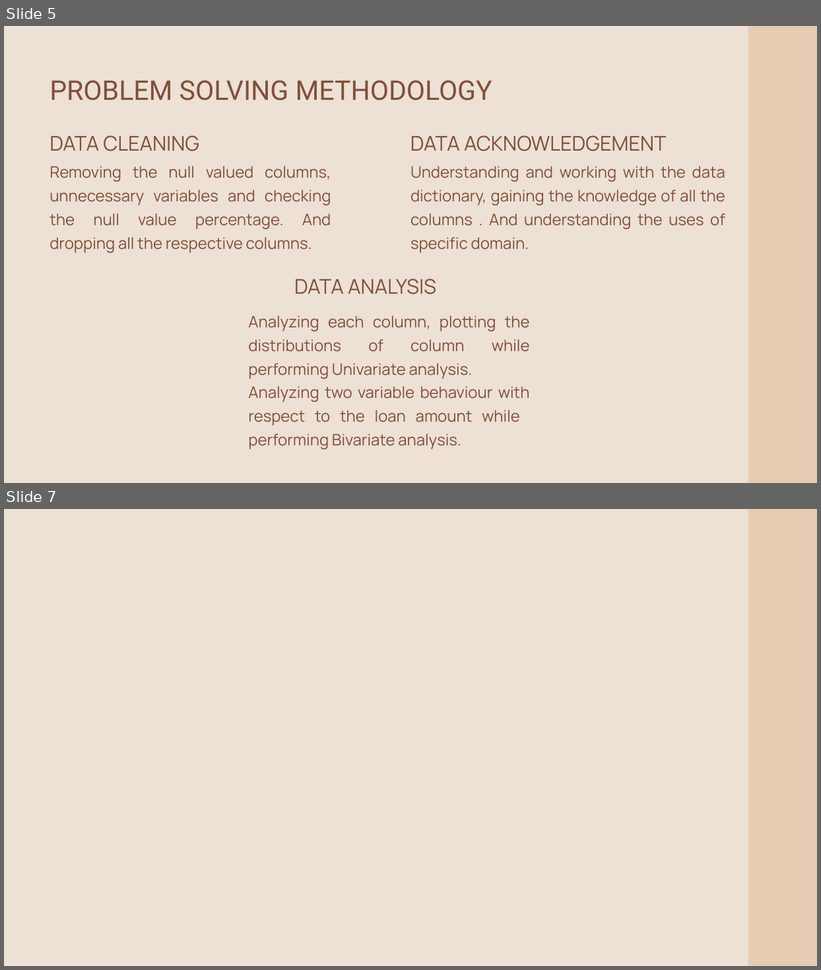
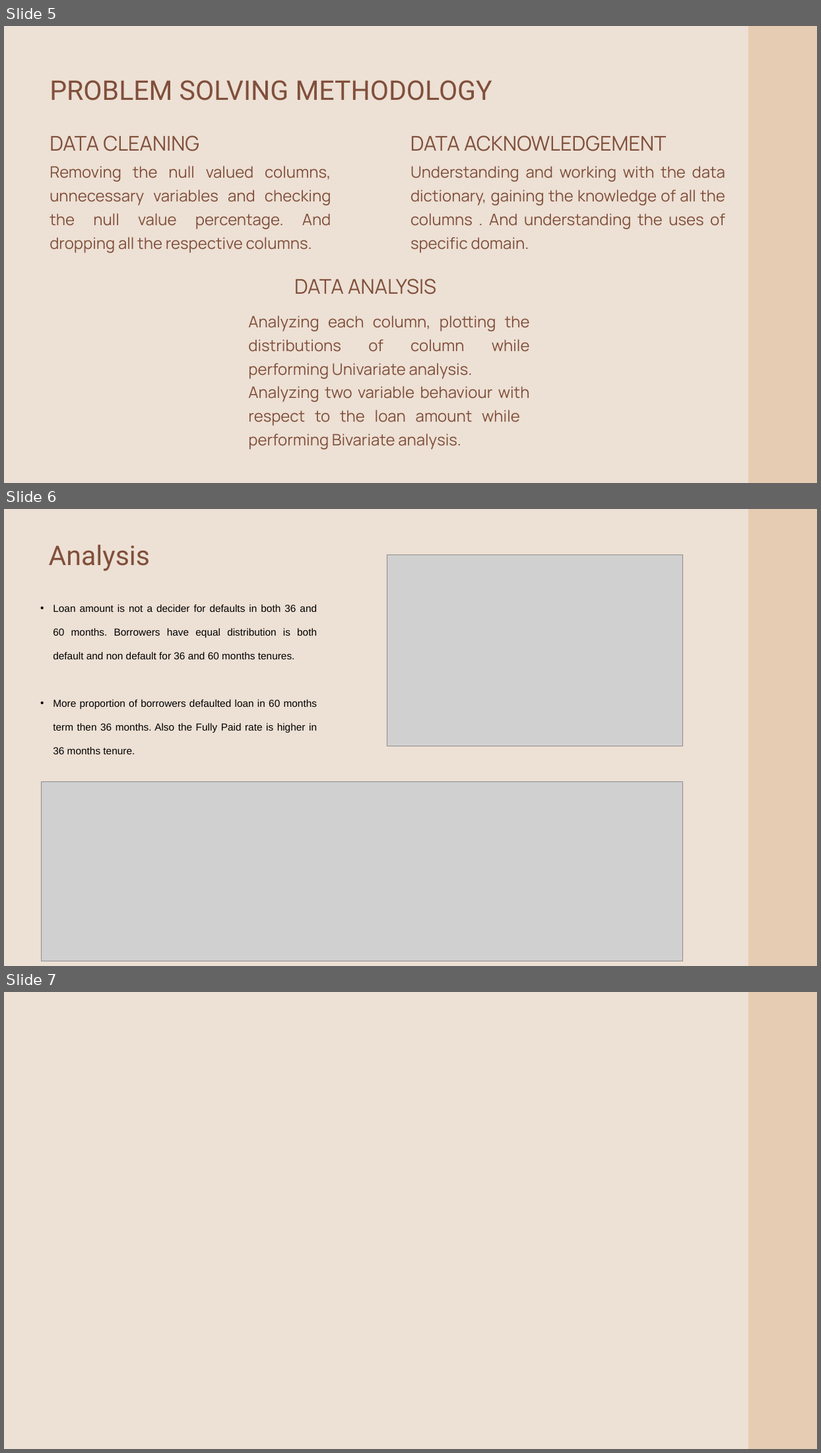
Before and after one commit to thomson18/lending_club_case_study, a slide deck: LENDING_CLUB_CASE_STUDY.pptx. Shown one above the other, each under a label of ours: slides 5 and 7 before the commit, slides 5, 6 and 7 after it; the slides between them are not shown. The pictures are 821x970 and 821x1453 pixels, drawn with LibreOffice and Linux fonts; fonts in the diff are those of the drawing; grey boxes stand for pictures; background and template pictures are left out. Boxes give left, top, right and bottom in pixels: in the first picture for what was removed or moved away, otherwise in the second. Text is boxed around its words. In the diff, an @@ line names an element or a change of style, - is before the commit and + after.

```diff
--- a/LENDING_CLUB_CASE_STUDY.pptx
+++ b/LENDING_CLUB_CASE_STUDY.pptx
@@ slide 6 added at (x1=4, y1=509, x2=817, y2=966), background #EDE0D4 @@
@@ freeform shape added at (x1=748, y1=509, x2=817, y2=966), fill #E6CCB2 @@
@@ text added at (x1=49, y1=545, x2=150, y2=571), 48 pt, text #804F3B @@
+Analysis
@@ picture added at (x1=387, y1=555, x2=682, y2=746) @@
@@ text added at (x1=53, y1=604, x2=317, y2=755), 18 pt, text #000000 @@
+• Loan amount is not a decider for defaults in both 36 and 60 months. Borrowers have equal distribution is both default and non default for 36 and 60 months tenures.
+• More proportion of borrowers defaulted loan in 60 months term then 36 months. Also the Fully Paid rate is higher in 36 months tenure.
@@ picture added at (x1=42, y1=782, x2=682, y2=962) @@
```
Also in this commit, not shown: 1 other slide added, 1 slide removed, 2 other files.
